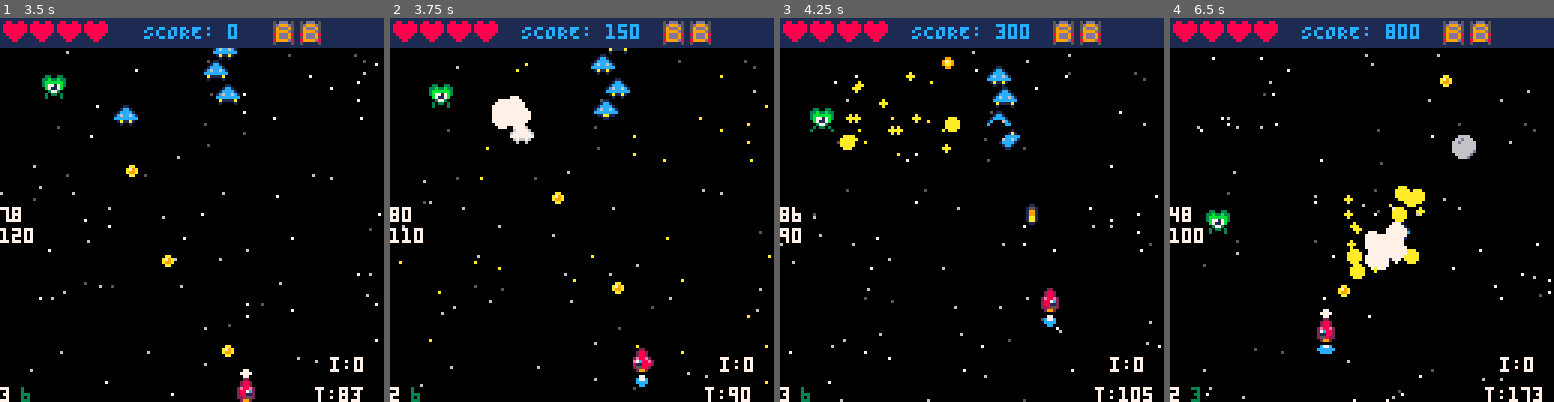
Above: before the commit, frames 1-4 (left to right).
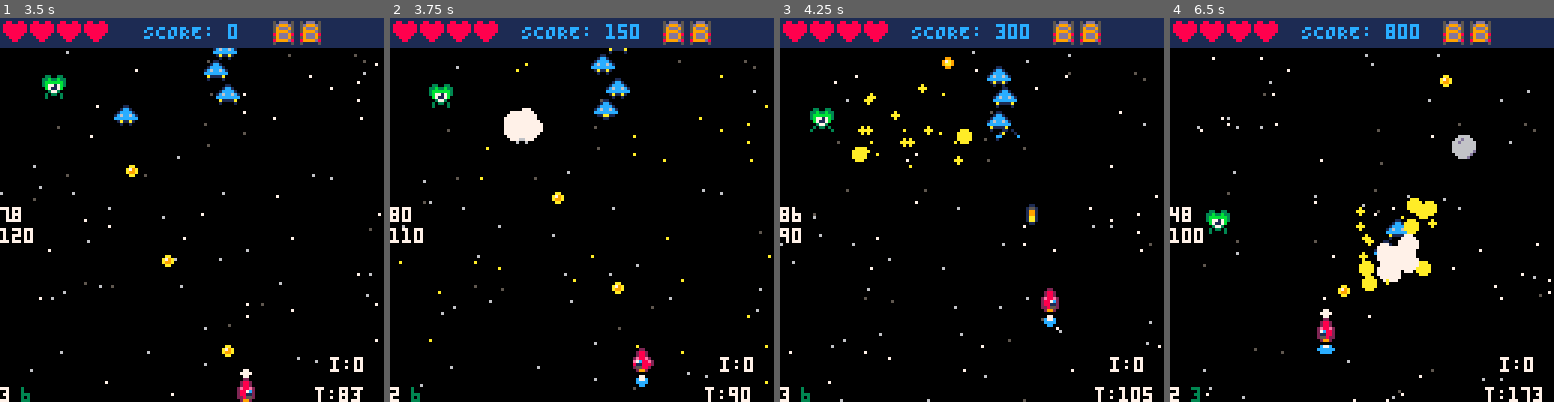
Above: after the commit, the same moments.

Repository: ProfSFrink/pico-8_shump_tutorial
Game: PICO-8 cartridge shump.p8
Same seed, same stepped clock (60 frames per second), same inputs: the game is played once before the commit and once after it.
Inputs:
- Up to frame 1 (3.5 s): tap O (Z key) at 0.33, 0.7, 1.43, 2.22, 3.1 s; tap X (X key) at 1.07, 2.07, 2.4, 2.73, 3.07, 3.4 s; hold Left 1.97-2.37 s; hold Down 2.42-2.82 s; hold Right from 2.87 s (still down)
- Up to frame 2 (3.75 s): release Right at 3.53 s; hold Up from 3.58 s (still down); tap X (X key) at 3.73 s
- Up to frame 3 (4.25 s): tap O (Z key) at 3.98 s; tap X (X key) at 4.07 s; release Up at 4.08 s; hold Right from 4.13 s (still down)
- Up to frame 4 (6.5 s): tap X (X key) every 0.33 s from 4.4 to 6.4 s; release Right at 4.53 s; hold Down 4.58-5.08 s; tap O (Z key) at 4.87, 5.75 s; hold Left 5.13-5.8 s; hold Up 5.85-6.18 s; hold Left from 6.23 s (still down)

Frame 1 is identical in both runs. In frame 2, 0.7% of the frame differs, in the area x 26-40%, y 20-33%; in frame 3, 1.5%; in frame 4, 2.7%, in the area x 45-70%, y 43-72%.

Commit message:
- (fix) explosion now stay on top of enemies.
- (feat) added explosion sound effects.

Diff:
--- a/components/explosion.lua
+++ b/components/explosion.lua
@@ -14,8 +14,8 @@
 -- @return: A new explosion object.
 function newExp(x, y)
     return {
-        x=x,
-        y=y,
+        x=x+4,
+        y=y+4,
         spdX=1-rnd(2),
         spdY=1-rnd(2),
         scale=2+rnd(2),
@@ -46,5 +46,5 @@
     for i=1,numOfExps do
         add(exps, newExp(x, y))
     end
-    -- TODO: ADD SOUND EFFECT.
+    sfx(rnd(3)+2)
 end
